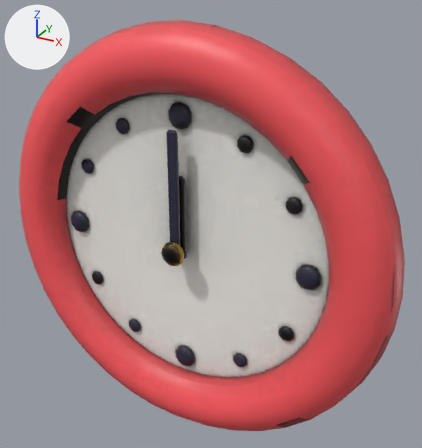
The glTF model client/public/models/wall_clock.glb as it was, and as the next commit left it.
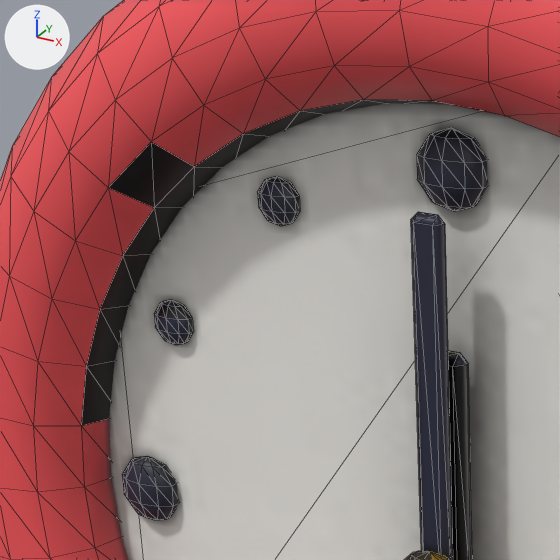
The first picture shows the older version from a 50 mm camera at (0.306, -0.534, 0.281) aimed at (0.02, -0.014, 0.021). The close-ups show the older and then the newer version on the part from 7% to 51% of the width and 13% to 55% of the height of that picture. Only the edits that show in the close-ups are written down. Every picture has the same lights, and +X, +Y and +Z are marked at upper left. The close-ups show mesh edges as thin lines. Where no turn or scale is listed for an object, it has been applied to the vertices. Vertices at exactly the same position are counted once.

The first close-up shows 'HourHand', 'MinuteHand', 'wall_clock'.
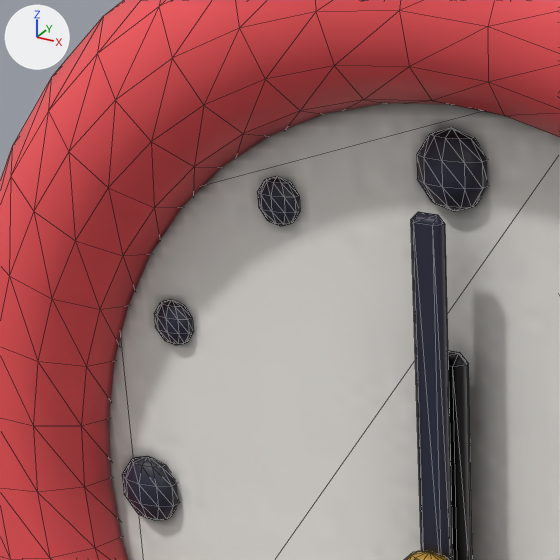
Location of each change, [x1, y1, x2, y2] in pixels of the close-ups (560 x 560 px):
part 1 of me_wall_clock, surface changed
    both: [81, 100, 446, 560]

Diff of the bpy script that builds the scene:
```diff
--- a/client/public/models/wall_clock.glb.py
+++ b/client/public/models/wall_clock.glb.py
@@ me_wall_clock @@
 me_wall_clock.from_pydata(...)  # 1206 vertices, 2356 faces; spans x -0.235..0.235, y -0.07..0.0, z -0.235..0.235
 # used by ob_wall_clock; location = (0.0, 0.0, 0.0)
+# me_wall_clock part 1: 1222 kept faces spanning x -0.235..0.232, y -0.07..-0.005, z -0.235..0.235 get new texture (UV) coordinates
 me_wall_clock.materials.append(mat_face)
```
